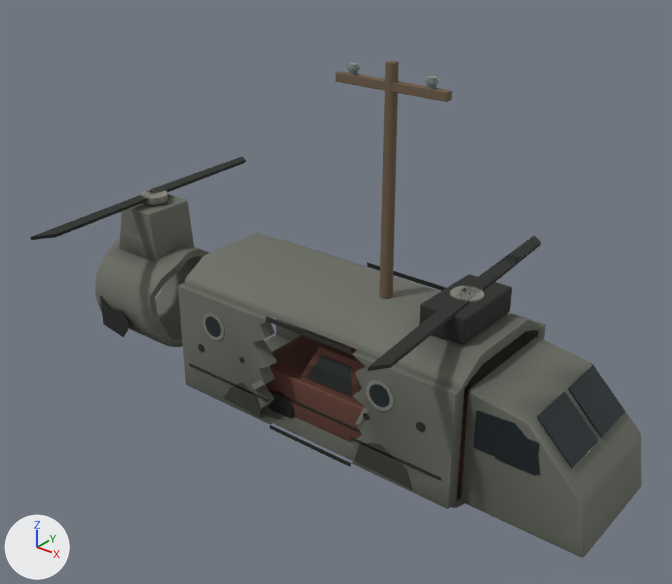
The glTF model apps/range/public/models/crash.glb as it was, and as the next commit left it.
Camera for both pictures: a 50 mm lens placed at (7.88, -11.15, 9.29), pointed at (-0.81, -0.28, 2.56). The axes (+X, +Y, +Z) are drawn at lower left. The lights are the same throughout. The picture after the commit comes second.

The first picture shows 'burned-car', 'helicopter', 'utility-pole' and 1 more.
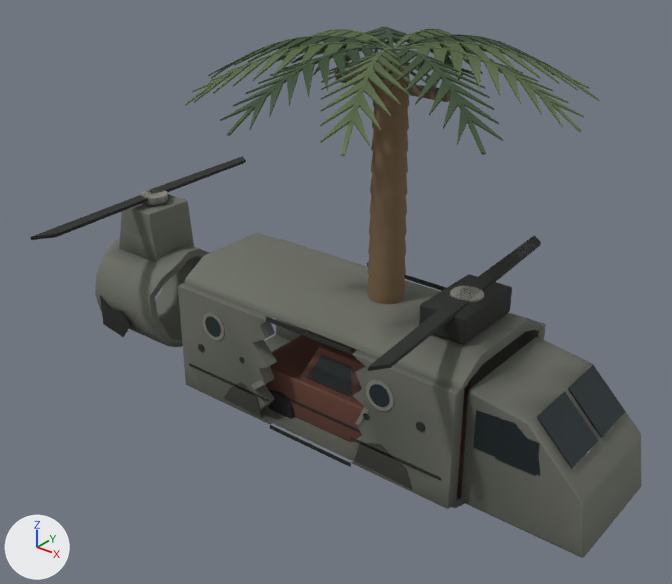
Location of each change, [x1, y1, x2, y2] in pixels of the pictures (672 x 584 px):
'palm-crown', added (green): after [185, 26, 600, 156]
    faces in mat_palm_frond: [185, 29, 600, 156]
    faces in mat_palm_fronddark: [208, 26, 561, 155]
'palm-trunk', added (brown): after [367, 52, 410, 304]
'utility-pole', unchanged, covered by the edit: before [336, 61, 452, 299]; after [336, 65, 451, 102]

What changed in the scene script:
```text
Add mat_palm_trunk:
    mat_palm_trunk = bpy.data.materials.new('palm.trunk')
    # nodes: BsdfPrincipled, Mix, OutputMaterial, VertexColor
    # colours: brown #796348, mixed with the vertex colours
Add mat_palm_frond:
    mat_palm_frond = bpy.data.materials.new('palm.frond')
    # nodes: BsdfPrincipled, Mix, OutputMaterial, VertexColor
    # colours: dark green #657950, mixed with the vertex colours
Add mat_palm_fronddark:
    mat_palm_fronddark = bpy.data.materials.new('palm.frondDark')
    # nodes: BsdfPrincipled, Mix, OutputMaterial, VertexColor
    # colours: dark green #455b3e, mixed with the vertex colours
Add me_palm_trunk:
    me_palm_trunk.from_pydata(...)  # 608 vertices, 1212 faces; spans x -0.35..0.35, y -0.35..0.35, z 0.0..6.5
    me_palm_trunk.materials.append(mat_palm_trunk)
Add me_palm_crown:
    me_palm_crown.from_pydata(...)  # 1408 vertices, 2288 faces; spans x -2.89..3.0, y -2.97..2.97, z 5.9..6.71
    # faces by material slot: [1248, 1040]
    me_palm_crown.materials.append(mat_palm_frond)
    me_palm_crown.materials.append(mat_palm_fronddark)
Add ob_palm_trunk:
    ob_palm_trunk = bpy.data.objects.new('palm-trunk', me_palm_trunk)
    ob_palm_trunk.location = (0.0, 0.0, 0.0)
Add ob_palm_crown:
    ob_palm_crown = bpy.data.objects.new('palm-crown', me_palm_crown)
    ob_palm_crown.location = (0.0, 0.0, 0.0)
```
